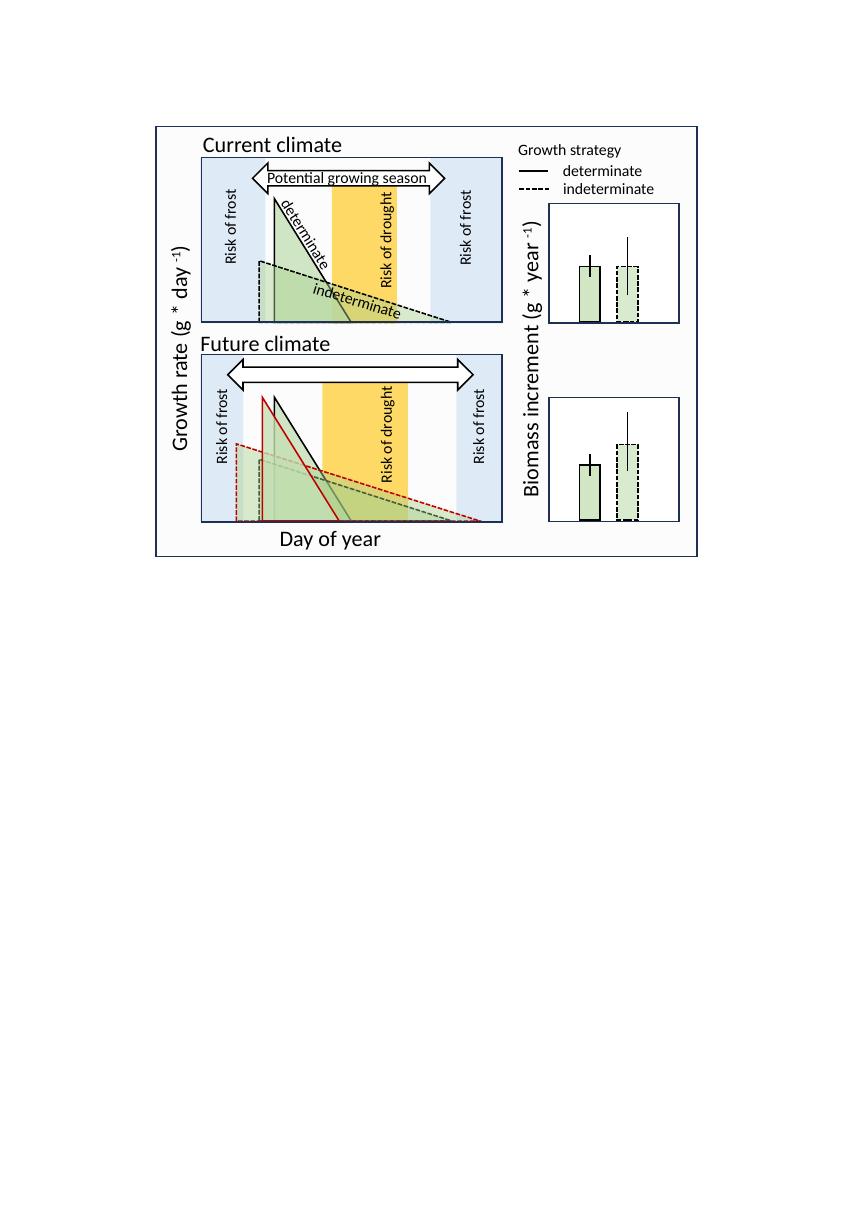
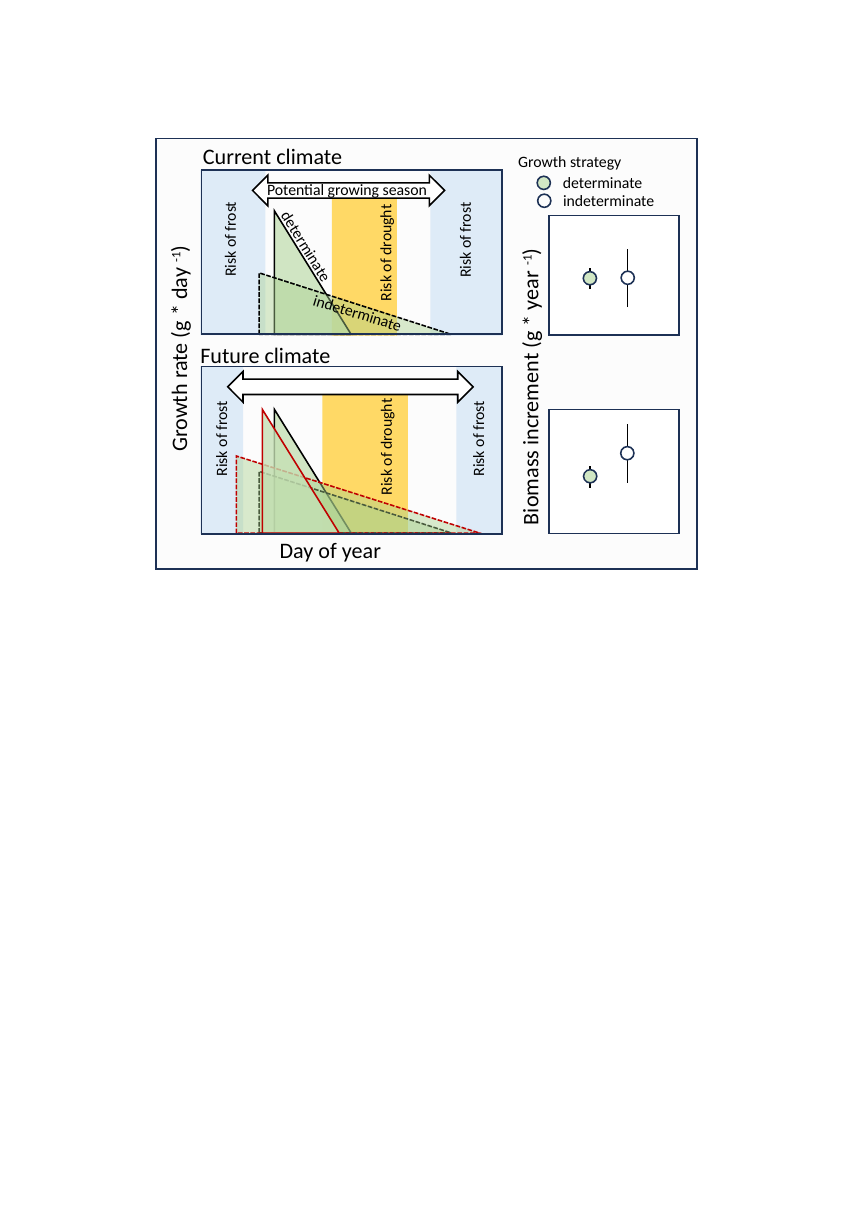
Before and after one commit to FrederikBaumgarten/PlantDeterminism, a slide deck: slide 21 of figures/figures_determinism.pptx. Drawn at 853x1232 pixels with LibreOffice and Linux fonts; fonts in the diff are those of the drawing. Boxes give left, top, right and bottom in pixels: in the first picture for what was removed or moved away, otherwise in the second. Text is boxed around its words. In the diff, an @@ line names an element or a change of style, - is before the commit and + after.

```diff
--- a/figures/figures_determinism.pptx
+++ b/figures/figures_determinism.pptx
@@ text "Biomass increment (g * year ...": place and size @@
-text "Biomass increment (g * year ..." at (517,229,544,495)
+text "Biomass increment (g * year ..." at (517,256,544,523)
@@ group removed at (519,171,638,521): 4 rectangles, 2 lines @@
@@ 6 texts, 3 rectangles, 3 right triangles, 1 left right arrow: place and size @@
-6 texts, 3 rectangles, 3 right triangles, 1 left right arrow at (156,126,697,556)
+6 texts, 3 rectangles, 3 right triangles, 1 left right arrow at (156,139,697,569)
@@ group added at (537,176,635,483): 6 ellipses @@
@@ 9 texts, 8 rectangles, 4 lines, 3 right triangles, 1 left right arrow: place and size @@
-9 texts, 8 rectangles, 4 lines, 3 right triangles, 1 left right arrow at (200,158,680,550)
+9 texts, 8 rectangles, 4 lines, 3 right triangles, 1 left right arrow at (200,169,680,562)
```
Also in this commit, not shown: 3 other files.
